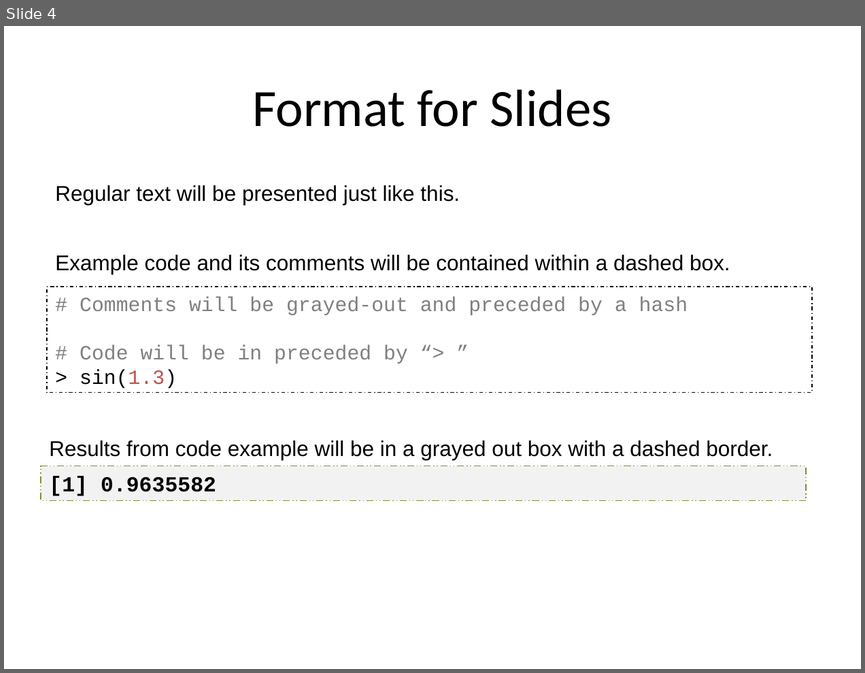
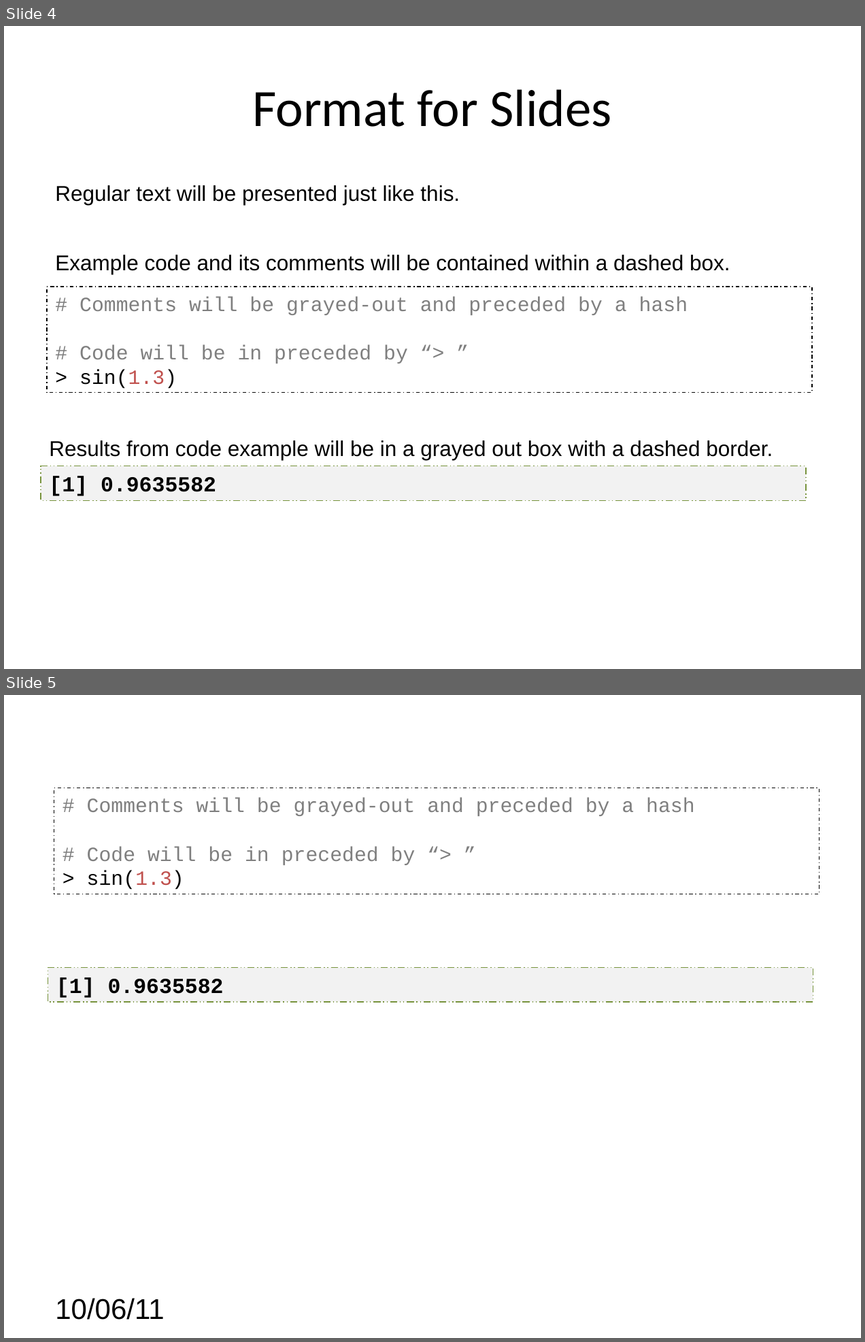
Before and after one commit to IQSS/Zelig4-Documentation, a slide deck: R-and-Stastics/R and Statistics.ppt. Shown one above the other, each under a label of ours: slide 4 before the commit, slides 4 and 5 after it. The pictures are 865x673 and 865x1342 pixels, drawn with LibreOffice and Linux fonts; fonts in the diff are those of the drawing. Boxes give left, top, right and bottom in pixels: in the first picture for what was removed or moved away, otherwise in the second. Text is boxed around its words. In the diff, an @@ line names an element or a change of style, - is before the commit and + after.

```diff
--- a/R-and-Stastics/R and Statistics.ppt
+++ b/R-and-Stastics/R and Statistics.ppt
@@ slide 5 added at (4,695,861,1338), background #FFFFFF @@
@@ rectangle added at (54,787,819,894), outline #000000 0.74 pt dashed, 17 pt, text #7F7F7F @@
+# Comments will be grayed-out and preceded by a hash
+# Code will be in preceded by “> ”
+> sin(1.3)
@@ rectangle added at (48,968,813,1002), fill #F2F2F2, outline #77933C 0.74 pt dashed, 18 pt, text #000000, bold @@
+[1] 0.9635582
@@ text added at (55,1297,164,1319), 24 pt, text #000000 @@
+10/06/11
```
Also in this commit, not shown: 1 slide changed, 2 other slides added, 2 other files.
